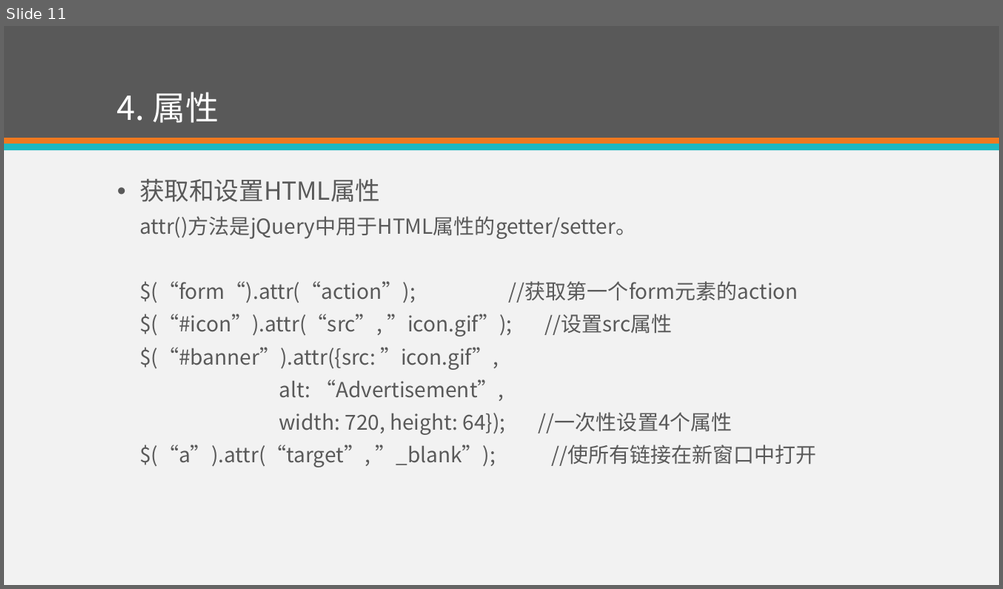
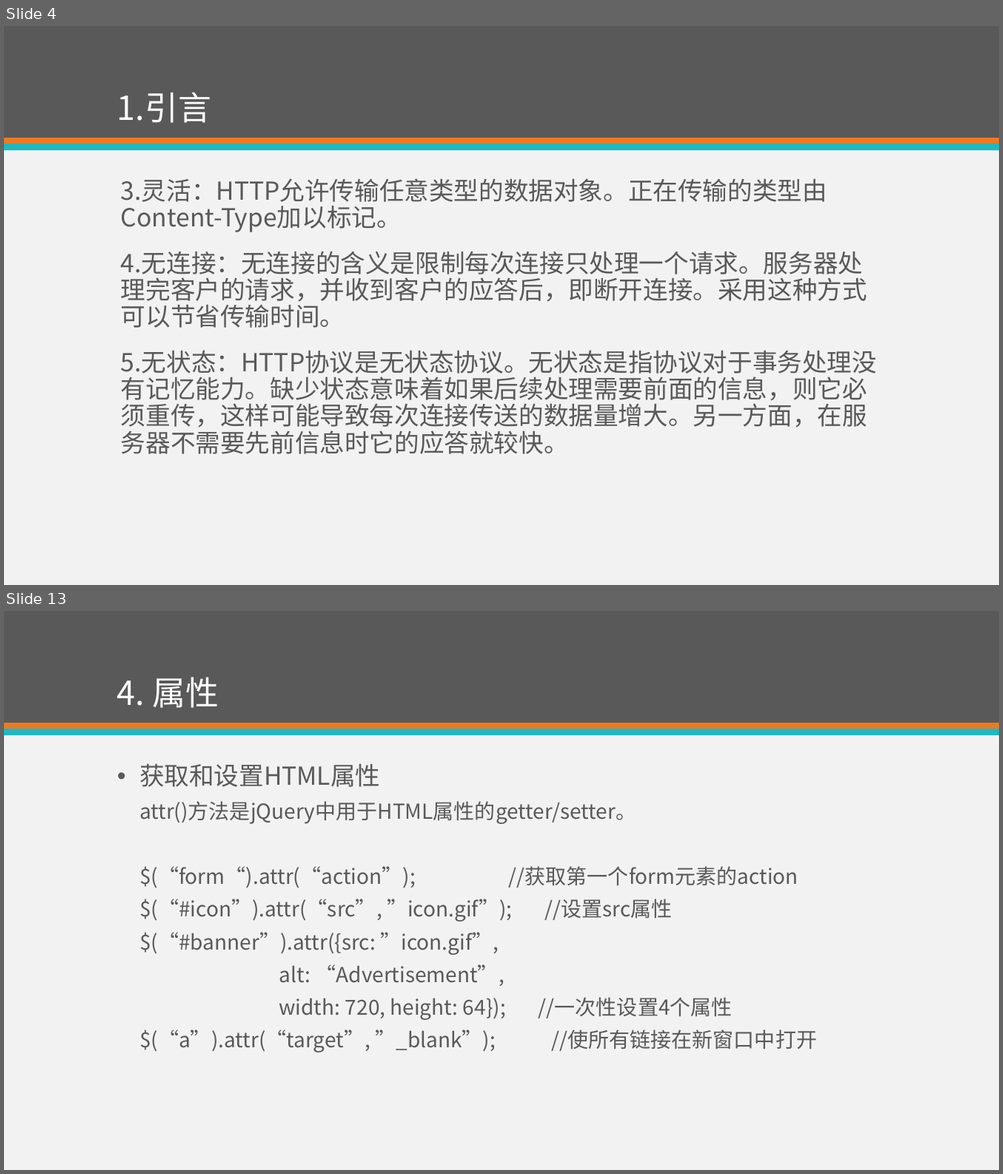
Before and after one commit to eventao/courseware, a slide deck: ppt/http.pptx. Shown one above the other, each under a label of ours: slide 11 before the commit, slides 4 and 13 after it; the slides between them are not shown. The pictures are 1003x589 and 1003x1174 pixels, drawn with LibreOffice and Linux fonts; fonts in the diff are those of the drawing. Boxes give left, top, right and bottom in pixels: in the first picture for what was removed or moved away, otherwise in the second. Text is boxed around its words. In the diff, an @@ line names an element or a change of style, - is before the commit and + after.

```diff
--- a/ppt/http.pptx
+++ b/ppt/http.pptx
@@ slide 4 added at box(4, 26, 999, 585), background #F2F2F2; not listed: 3 template elements that a slide beside it also shows @@
@@ title added at box(117, 92, 211, 123), 32 pt, text #FFFFFF @@
+1.引言
@@ text added at box(121, 178, 876, 454), 24 pt, text #595959 @@
+3.灵活：HTTP允许传输任意类型的数据对象。正在传输的类型由Content-Type加以标记。
+4.无连接：无连接的含义是限制每次连接只处理一个请求。服务器处理完客户的请求，并收到客户的应答后，即断开连接。采用这种方式可以节省传输时间。
+5.无状态：HTTP协议是无状态协议。无状态是指协议对于事务处理没有记忆能力。缺少状态意味着如果后续处理需要前面的信息，则它必须重传，这样可能导致每次连接传送的数据量增大。另一方面，在服务器不需要先前信息时它的应答就较快。
@@ what was slide 11 is now slide 13 @@
```
Also in this commit, not shown: 3 slides changed, 8 other slides added, 7 slides removed.
